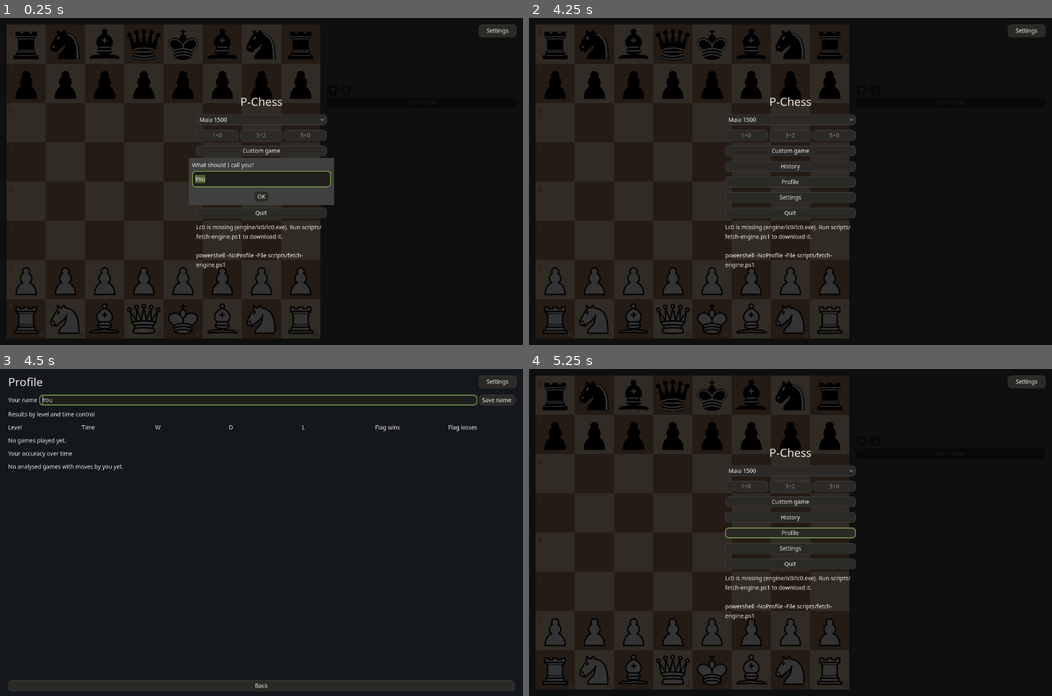
Above: before the commit, frames 1-4 (two rows, left to right).
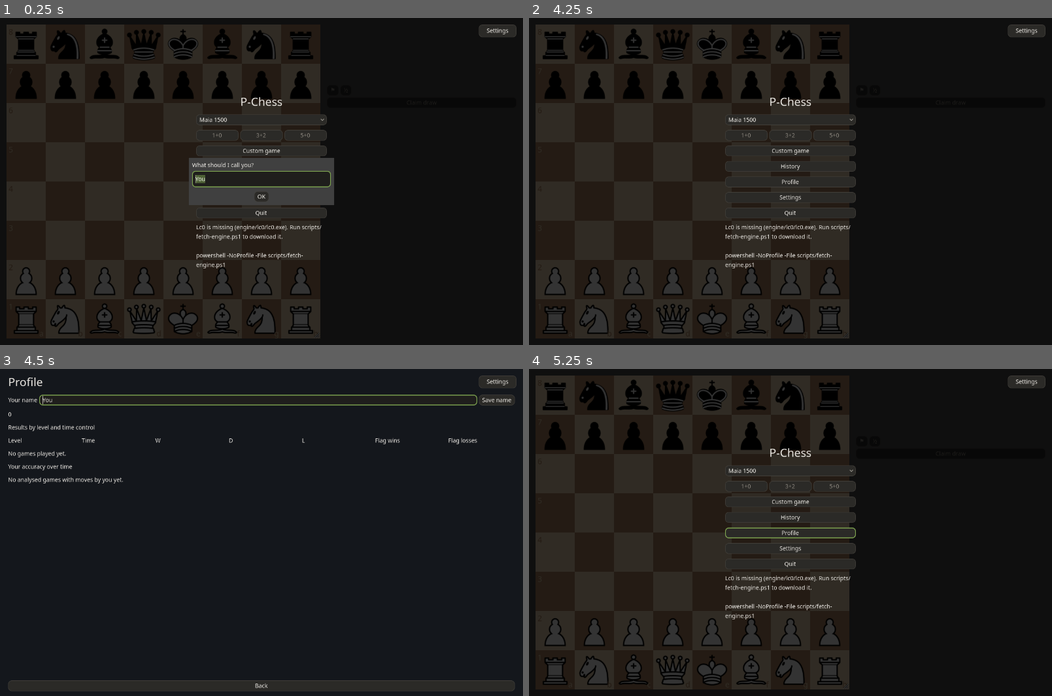
Above: after the commit, the same moments.

Repository: Laginho/P-Chess
Game: Godot game, scene res://ui/main.tscn
Two runs of this game, one before a commit and one after it. Both use one fixed random seed, a clock stepped at 60 frames per second and the inputs below.
Inputs:
- Up to frame 1 (0.25 s): no input
- Up to frame 2 (4.25 s): click "OK" at 0.5 s; click "Maia 1500" at 1.25 s; click "Custom game" at 2 s; click "Maia 1300" at 2.75 s; click "History" at 3.5 s
- Up to frame 3 (4.5 s): click "Profile" at 4.25 s
- Up to frame 4 (5.25 s): click "Back" at 5 s

Frames 1-2 are identical in both runs. In frame 3, 1.1% of the frame differs, in the area x 1-92%, y 13-35%; in frame 4, nothing differs.

Commit message:
feat: show total profile games (UI-027)

Diff:
--- a/ui/profile.gd
+++ b/ui/profile.gd
@@ -35,15 +35,18 @@
 	for title in ["Level", "Time", "W", "D", "L", "Flag wins", "Flag losses"]:
 		_cell(table, title)
 	var rows := 0
+	var games := 0
 	for level in Setup.LEVELS:
 		for control in ["1+0", "3+2", "5+0"]:
 			var counts: Dictionary = history.stats(level, control)
+			games += counts.wins + counts.draws + counts.losses
 			if counts.wins + counts.draws + counts.losses == 0:
 				continue
 			rows += 1
 			for value in [level.replace("maia-", "Maia "), control, counts.wins, counts.draws,
 					counts.losses, counts.flag_wins, counts.flag_losses]:
 				_cell(table, str(value))
+	$Margin/Content/GamesValue.text = str(games)
 	$Margin/Content/Scroll/Body/NoResults.visible = rows == 0
 	var series := []
 	for record in history.games():
--- a/ui/profile.tscn
+++ b/ui/profile.tscn
@@ -63,6 +63,9 @@
 layout_mode = 2
 text = "Please enter a name."
 
+[node name="GamesValue" type="Label" parent="Margin/Content"]
+layout_mode = 2
+
 [node name="Scroll" type="ScrollContainer" parent="Margin/Content"]
 layout_mode = 2
 size_flags_vertical = 3
